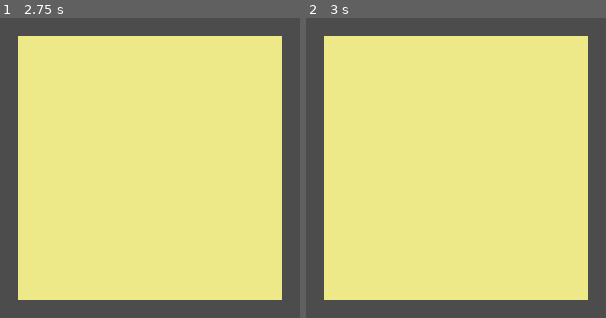
Above: before the commit, frames 1-2 (left to right).
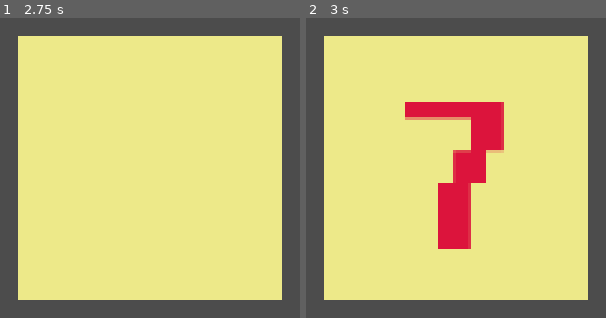
Above: after the commit, the same moments.

Repository: e-thab/sudoku
Game: Godot game, scene res://scenes/Cell.tscn
The game is run twice, just before and just after one commit, with the same random seed, the same clock (stepped at 60 frames per second) and the same inputs. This scene is started directly instead of the project's main scene.
Inputs (mouse positions are in pixels of both pictures, inside the frame that each line leads up to):
- Up to frame 1 (2.75 s): tap Enter at 0.5, 2 s; right-click (150, 168) at 0.6 s; click (150, 168) at 0.67 s; tap Space at 1.25 s; move the mouse to (outside the picture) at 1.27 s; tap Delete (delete) at 1.35 s; click (outside the picture) at 1.42 s; right-click (outside the picture) at 1.55 s; move the mouse to (outside the picture) at 2.02 s; right-click (outside the picture) at 2.1 s; click (outside the picture) at 2.17 s
- Up to frame 2 (3 s): tap Space at 2.75 s; move the mouse to (outside the picture) at 2.77 s; tap R (random_val) at 2.85 s; click (outside the picture) at 2.92 s

Frame 1 is identical in both runs. In frame 2, 6.8% of the frame differs, in the area x 33-66%, y 28-77%.

Commit message:
cleaning up generation

Diff:
--- a/scenes/Cell.gd
+++ b/scenes/Cell.gd
@@ -36,10 +36,10 @@
 	lonely = 0
 	solved = false
 	markup = [1, 2, 3, 4, 5, 6, 7, 8, 9]
-	#notes = []
-	#$Solution.text = ''
-	#$Notes.visible = true
-	#set_bg()
+	notes = []
+	$Solution.text = ''
+	$Notes.visible = true
+	set_bg()
 
 
 func set_coords():
@@ -63,7 +63,7 @@
 func set_solution(n):
 	solution = n
 	emit_signal("solve", col, row, box, n)
-#	markup = [1, 2, 3, 4, 5, 6, 7, 8, 9]
+	markup = [1, 2, 3, 4, 5, 6, 7, 8, 9]
 
 
 func add_note(n):
@@ -117,16 +117,16 @@
 func input_solution(n):
 	n = int(n)
 	#$Solution.self_modulate = Color.white
-#	if n == solution:
-#		$Solution.self_modulate = Color.white
-#	else:
-#		$Solution.self_modulate = Color.crimson
-
-	#$Solution.text = str(n)
-	#$Notes.visible = false
+	if n == solution:
+		$Solution.self_modulate = Color.white
+	else:
+		$Solution.self_modulate = Color.crimson
+
+	$Solution.text = str(n)
+	$Notes.visible = false
 	#$Background.self_modulate = Color.black
 	solved = true
-	solution = n
+	#solution = n
 #	solutions.append(n)
 	emit_signal("solve", col, row, box, n)
 
--- a/scripts/board.gd
+++ b/scripts/board.gd
@@ -5,11 +5,10 @@
 var cols = [null, [], [], [], [], [], [], [], [], []]	#2D array [col][col index]
 var boxes = [null, [], [], [], [], [], [], [], [], []]	#2D array [box][col index]
 var solutions = [null]	# Array of solutions, 1-indexed
-							# Above arrays are 1-indexed for sudoku standards
-							# Boxes indexed left to right, top to bottom
+						# Above arrays are 1-indexed for sudoku standards
+						# Boxes indexed left to right, top to bottom
 var cells = []	# Holds references to each cell, top left to bottom right
 var solved = 0
-var error = false
 var errors = 0
 
 
@@ -28,47 +27,45 @@
 		boxes[cell.box].append(cell)
 		cell.connect("solve", self, "_on_solve")
 		cell.show_markup()
-	#generate()
+	generate()
 
 #	for cell in cells:
 #		# delete this
 #		cell.show_solution()
-	avg_test()
+	#avg_test()
 
 
 func avg_test():
-# warning-ignore:unused_variable
 	var iterations = 1_000
 
 	for _i in range(iterations):
 		generate()
-		for cell in cells:
-			cell.reset()
 
 	#for cell in cells:
 		#cell.set_bg()
 		#cell.show_average()
-	print(errors)
+	print('Errors: ', errors)
 	print('Avg error rate: ', float(errors) / float(iterations))
 
 
 func generate():
 	#print("generating")
-#	solutions = [null, [], [], [], [], [], [], [], [], []]
+	solutions = [null, [], [], [], [], [], [], [], [], []]
+	reset_cells()
 	randomize_board()
 
-#	for cell in cells:
-#		cell.set_bg()
+	for cell in cells:
+		cell.set_bg()
 
 #	for i in range(1, len(rows)):			#load into solutions
 #		solutions.append([])
 #		for cell in rows[i]:
-#		#.insert(0, null)	#1-indexing
+		#.insert(0, null)	#1-indexing
 #			solutions[i-1].append(cell.solution)
 
-#	for i in range(1, len(rows)):
-#		for cell in rows[i]:
-#			solutions[i].append(cell.solution)
+	for i in range(1, len(rows)):
+		for cell in rows[i]:
+			solutions[i].append(cell.solution)
 
 #	cols = _rows_to_cols(rows)
 	 #populate boxes?
@@ -87,26 +84,32 @@
 	#var rnd = randi() % 9 + 1
 	#cells[0].set_solution(rnd)	# Set first rand solution in top left cell
 	#reset_debug()
-	while solved < 81 and !error:
+	while solved < 81:
 		#var min_cell = min_possible_cell()			# Get minimum possible solution cell
 		var next_cell = next_cell()
 
 		if len(next_cell.markup) == 0:
-			errors += 1
-			error = true
+			print("ERROR: Regenerating...")
+			generate()
+			break
 
 		elif next_cell.lonely != 0:
-			next_cell.input_solution(next_cell.lonely)
-
-#		elif len(next_cell.markup) == 1:
-#			var n = next_cell.markup[0]
-#			next_cell.input_solution(n)
+			#next_cell.input_solution(next_cell.lonely)
+			next_cell.set_solution(next_cell.lonely)
+			solved += 1
+
+		elif len(next_cell.markup) == 1:
+			var n = next_cell.markup[0]
+			next_cell.set_solution(n)
+			solved += 1
+			#next_cell.input_solution(n)
 
 		else:
-			next_cell.input_random_solution()
-
-		#mark_lonely()
-	error = false
+			next_cell.set_solution(random_choice(next_cell.markup))
+			solved += 1
+			#next_cell.input_random_solution()
+
+		mark_lonely()
 	solved = 0
 
 #	for cell in cells:
@@ -146,6 +149,11 @@
 	return min_cell
 
 
+func reset_cells():
+	for cell in cells:
+		cell.reset()
+
+
 func random_choice(arr):
 	# Return random element from array
 	if arr:
@@ -191,7 +199,7 @@
 			for n in cell.markup:
 				if is_lonely(cell.col, cell.row, cell.box, n):
 					cell.lonely = n
-					#cell.highlight_markup(n)
+					cell.highlight_markup(n)
 					#cell.input_solution(n)
 					return
 
@@ -253,17 +261,17 @@
 func _on_solve(col, row, box, n):
 	for cell in rows[row]:
 		cell.remove_markup(n)
-		#cell.remove_note(n)
+#		cell.remove_note(n)
 #		cell.set_bg()
 
 	for cell in cols[col]:
 		cell.remove_markup(n)
-		#cell.remove_note(n)
+#		cell.remove_note(n)
 #		cell.set_bg()
 
 	for cell in boxes[box]:
 		cell.remove_markup(n)
-		#cell.remove_note(n)
+#		cell.remove_note(n)
 #		cell.set_bg()
 
 	#print('(', col, ', ', row, ') set to ', n)
